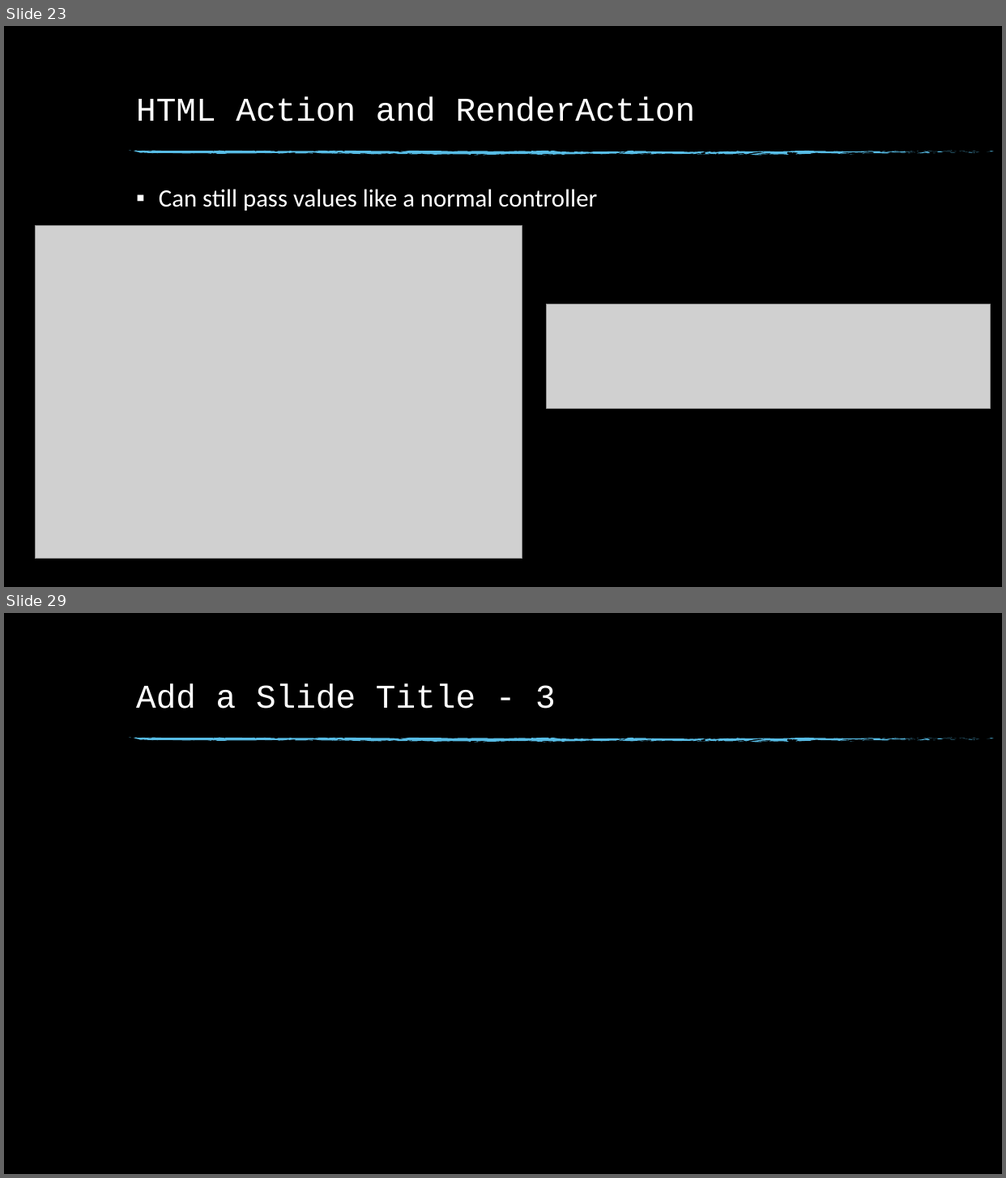
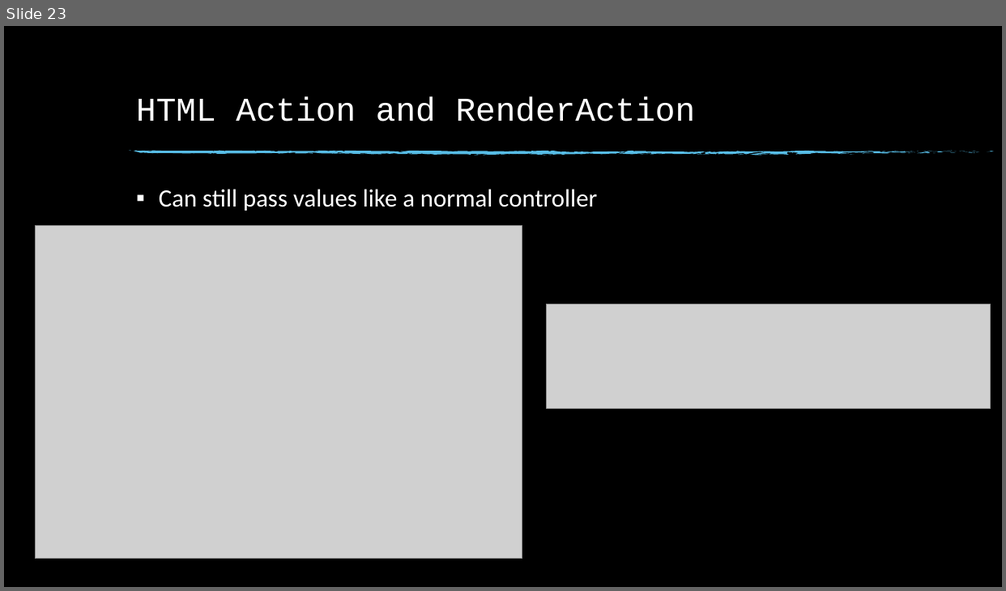
Before and after one commit to ccrngd1/SCTD-DWD278-MVC5, a slide deck: ppt7-CH5.pptx. Shown one above the other, each under a label of ours: slides 23 and 29 before the commit, slide 23 after it; the slides between them are not shown. The pictures are 1006x1178 and 1006x591 pixels, drawn with LibreOffice and Linux fonts; fonts in the diff are those of the drawing; grey boxes stand for pictures; background and template pictures are left out. Boxes give left, top, right and bottom in pixels: in the first picture for what was removed or moved away, otherwise in the second. Text is boxed around its words. In the diff, an @@ line names an element or a change of style, - is before the commit and + after.

```diff
--- a/ppt7-CH5.pptx
+++ b/ppt7-CH5.pptx
@@ slide 29 removed at bbox=[4, 613, 1002, 1174], background picture (left out); not listed: 74 template elements that a slide beside it also shows @@
@@ title removed at bbox=[136, 683, 556, 709] @@
-Add a Slide Title - 3
```
Also in this commit, not shown: 1 slide changed, 8 other slides removed, 1 other file.
